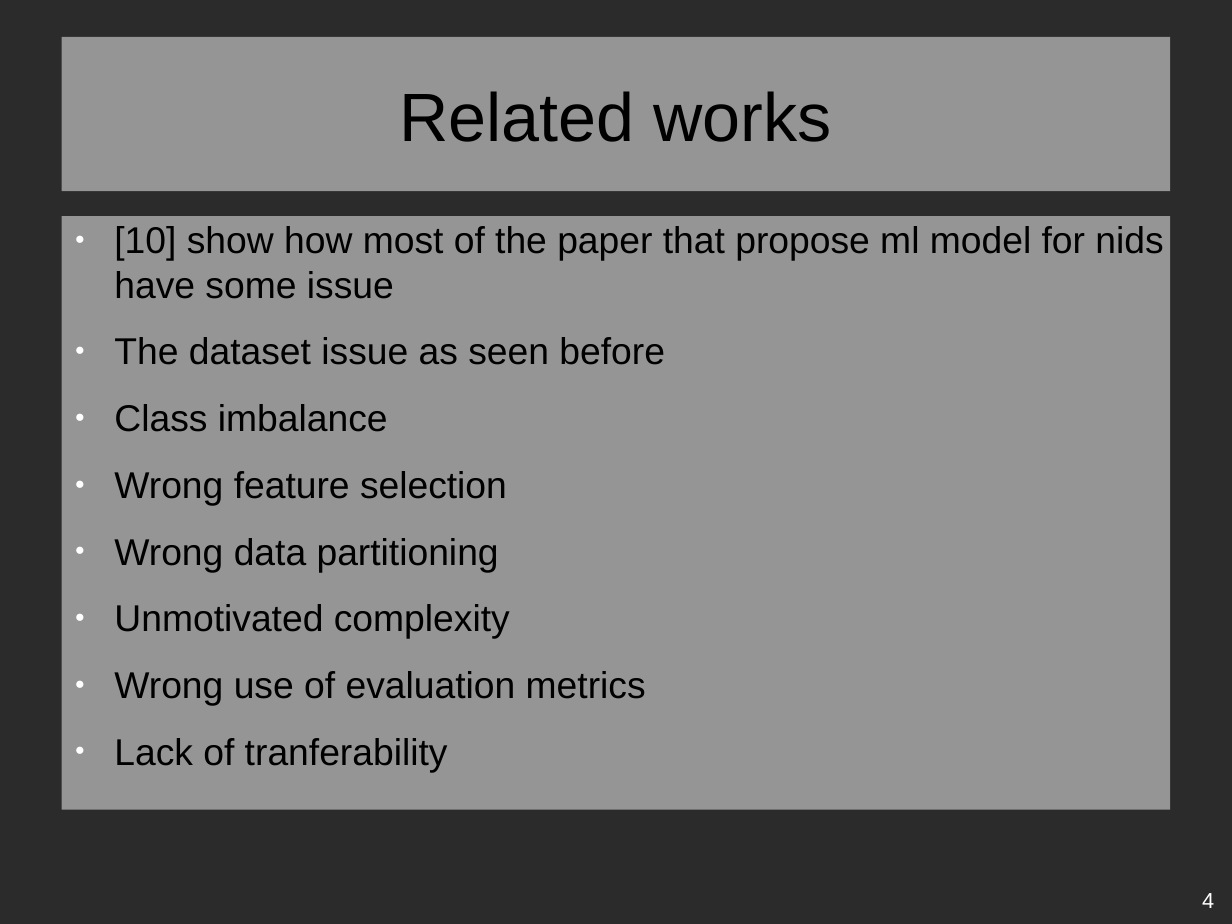
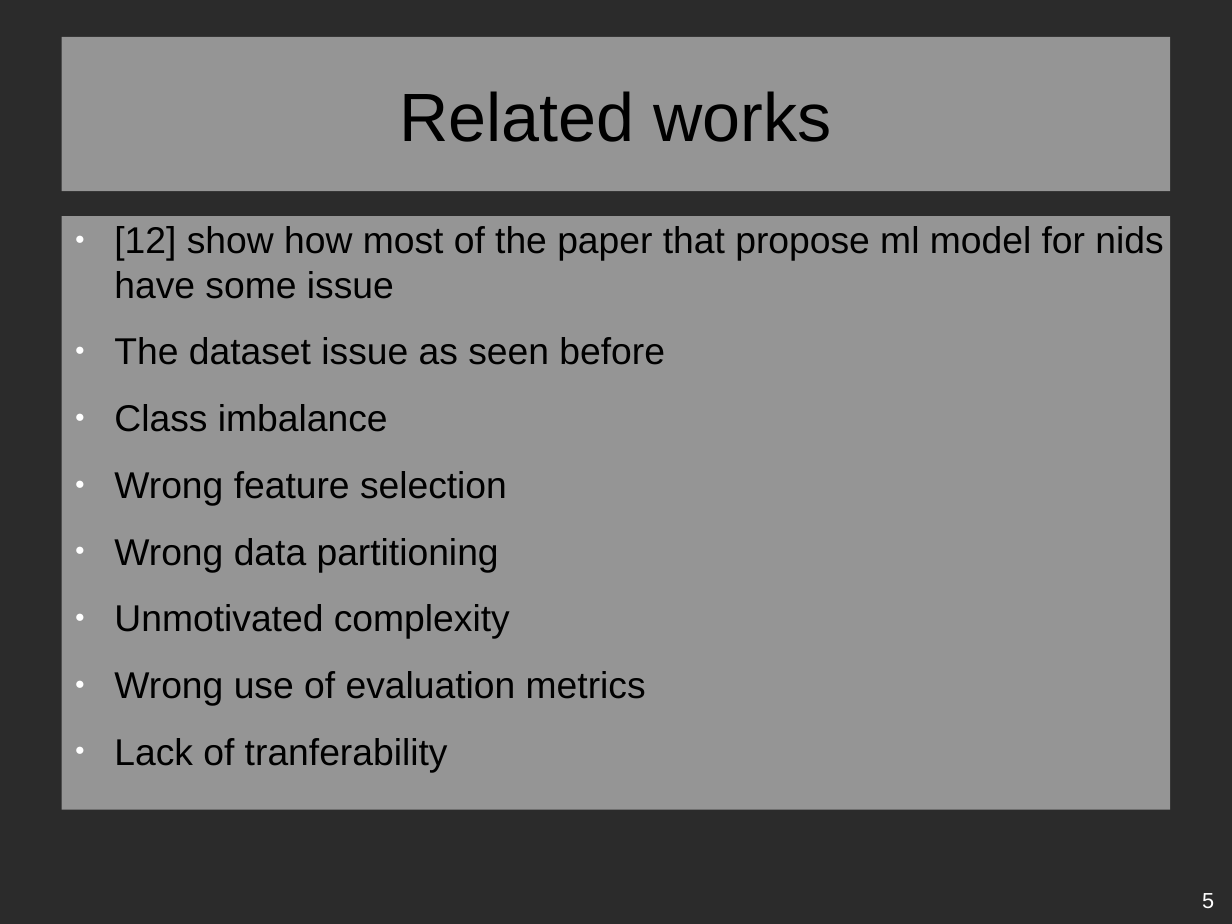
Before and after one commit to ludotosk/tesi, a slide deck: slide 5 of documents/presentazione-paper-review.odp (slide 4 before the commit). Drawn at 1232x924 pixels with LibreOffice and Linux fonts; fonts in the diff are those of the drawing; background and template pictures are left out; a plain dark background stands for a picture behind light text. Boxes give left, top, right and bottom in pixels: in the first picture for what was removed or moved away, otherwise in the second. Text is boxed around its words. In the diff, an @@ line names an element or a change of style, - is before the commit and + after.

```diff
--- a/documents/presentazione-paper-review.odp
+++ b/documents/presentazione-paper-review.odp
@@ text at [114,226,1163,299]: text changed @@
-● [10] show how most of the paper that propose ml model for nids have some issue
+● [12] show how most of the paper that propose ml model for nids have some issue
@@ page number at [1202,893,1214,908]: text changed @@
-4
+5
```
Also in this commit, not shown: 2 other slides changed, 1 slide added, 1 other file.
